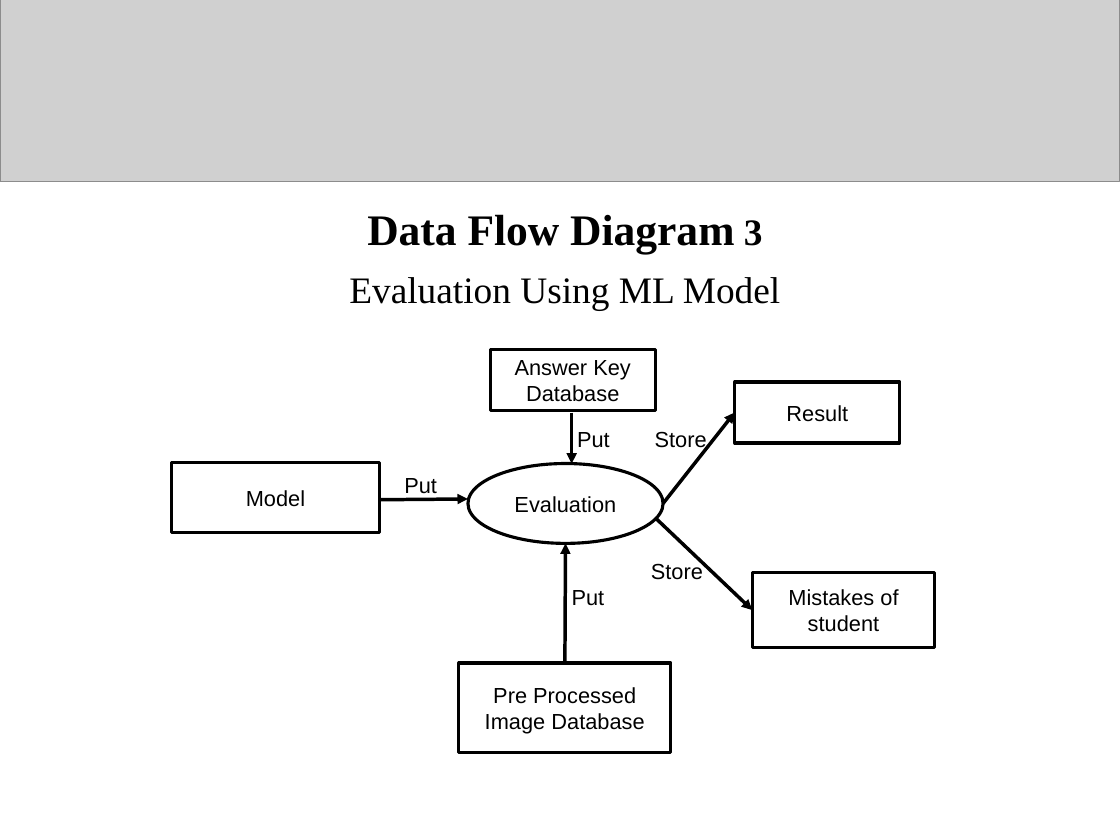
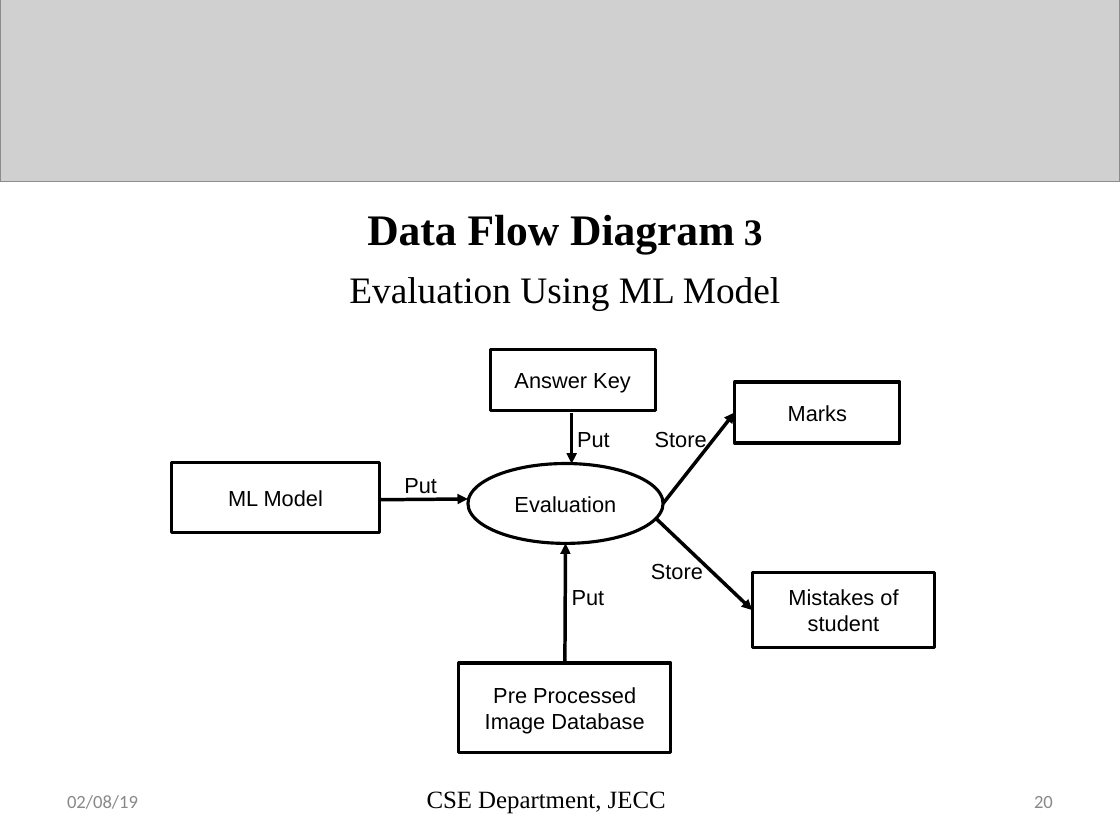
Before and after one commit to sreeragrnandan/Design-Project, a slide deck: slide 20 of DP G7 first review.pptx. Drawn at 1120x840 pixels with LibreOffice and Linux fonts; fonts in the diff are those of the drawing; grey boxes stand for pictures. Boxes give left, top, right and bottom in pixels: in the first picture for what was removed or moved away, otherwise in the second. Text is boxed around its words. In the diff, an @@ line names an element or a change of style, - is before the commit and + after.

```diff
--- a/DP G7 first review.pptx
+++ b/DP G7 first review.pptx
@@ text in rectangle at <box>514,373,631,393</box>: text changed @@
-Answer Key Database
+Answer Key
@@ text in rectangle at <box>788,405,847,422</box>: text changed @@
-Result
+Marks
@@ text in rectangle at <box>228,490,323,507</box>: text changed @@
-Model
+ML Model
@@ text added at <box>67,795,138,809</box>, 12 pt, text #898989 @@
+02/08/19
@@ text added at <box>427,791,666,814</box>, 16 pt, text #000000 @@
+CSE Department, JECC
@@ text added at <box>1034,796,1053,808</box>, 12 pt, text #898989 @@
+20
```
Also in this commit, not shown: 19 other slides changed, 2 slides added, 3 slides removed, 1 other file.
